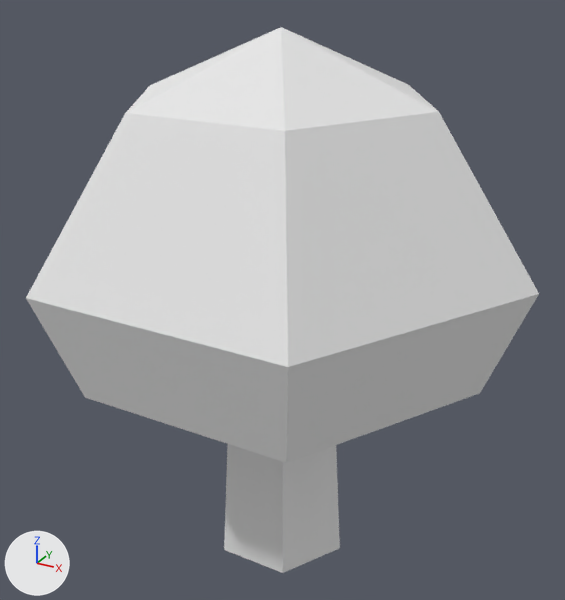
The OBJ model Assets/MapEditor/modular_terrain_collection/Hilly_Prop_Mushroom_1.obj: old version first, new version second.
The view is the same before and after, from a 50 mm lens placed at (0.177, -0.321, 0.331), pointed at (-0.001, 0.002, 0.17). Every picture has the same lights, and +X, +Y and +Z are marked at lower left. Where no turn or scale is listed for an object, it has been applied to the vertices.

The scene before the commit, as lines of its bpy script (objects in view):
```python
mat_dark_red_mushroom = principled_material('Dark_Red_Mushroom')
mat_dark_red_mushroom.base_color = (0.8, 0.8, 0.8)  # white #e7e7e7
mat_dark_red_mushroom.roughness = 1.0
me_object1 = bpy.data.meshes.new('object1')
me_object1.from_pydata(...)  # 12 vertices, 12 faces; spans x -0.0375..0.0375, y -0.0325..0.0325, z 0.0262..0.1456
me_object1.materials.append(mat_mushroom_white)  # white #e7e7e7
me_object2 = bpy.data.meshes.new('object2')
me_object2.from_pydata(...)  # 20 vertices, 36 faces; spans x -0.125..0.125, y -0.108..0.108, z 0.146..0.302
# faces by material slot: [30, 6]
me_object2.materials.append(mat_dark_red_mushroom)  # white #e7e7e7
me_object2.materials.append(mat_mushroom_white)  # white #e7e7e7
ob_object1 = bpy.data.objects.new('object1', me_object1)
ob_object1.location = (0.0, 0.0, 0.0)
ob_object2 = bpy.data.objects.new('object2', me_object2)
ob_object2.location = (0.0, 0.0, 0.0)
```
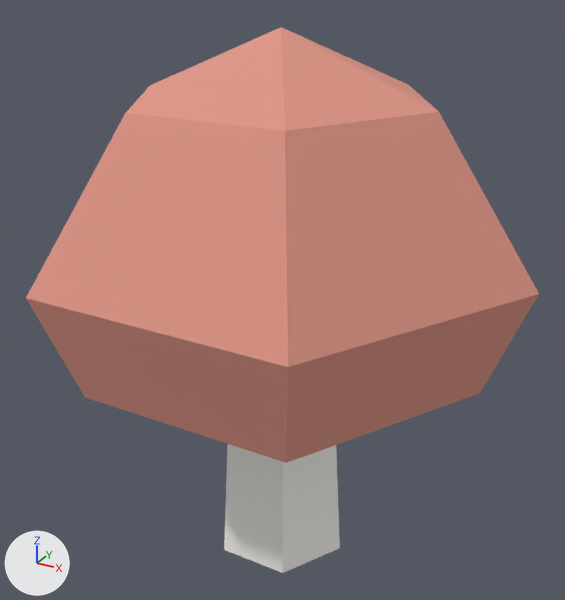
Location of each change, (x1, y1, x2, y2) in pixels of the pictures (565 x 600 px):
```json
{"object": "object2", "change": "recoloured", "before": [26, 27, 539, 463], "after": [26, 27, 539, 463], "on screen": "white to pink"}
```

The change, as JSON lines over the scene's bpy script:
```json
{"op": "set", "path": "mat_dark_red_mushroom.base_color", "old": "(0.8, 0.8, 0.8)", "new": "(0.741, 0.306, 0.243)", "note": "white #e7e7e7 -> pink #df9687"}
```
